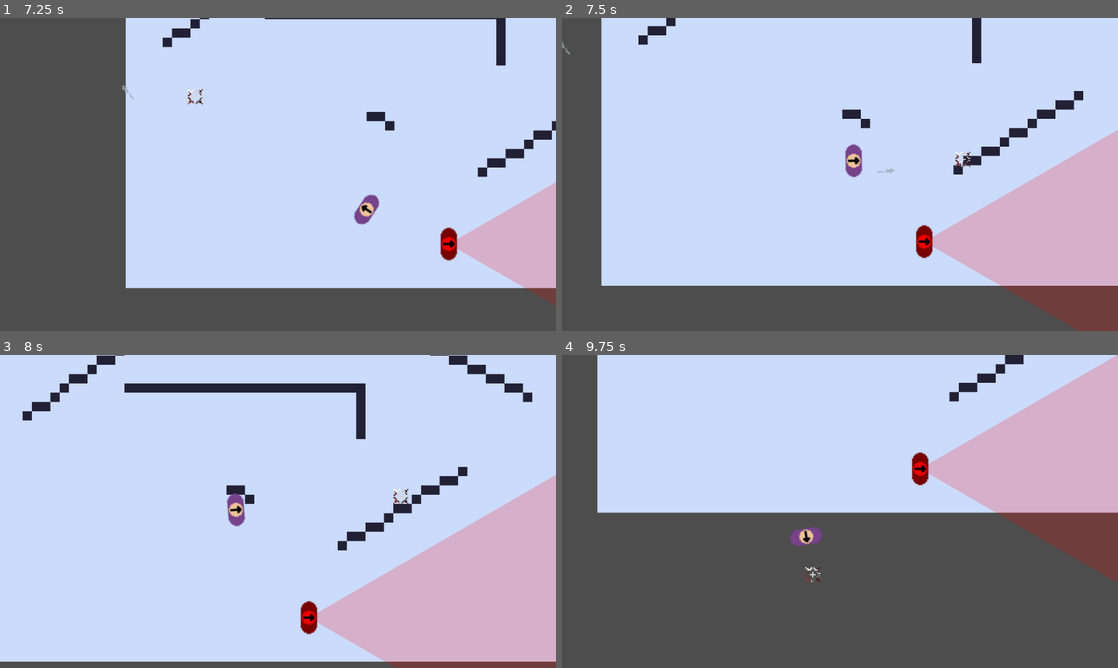
Above: before the commit, frames 1-4 (two rows, left to right).
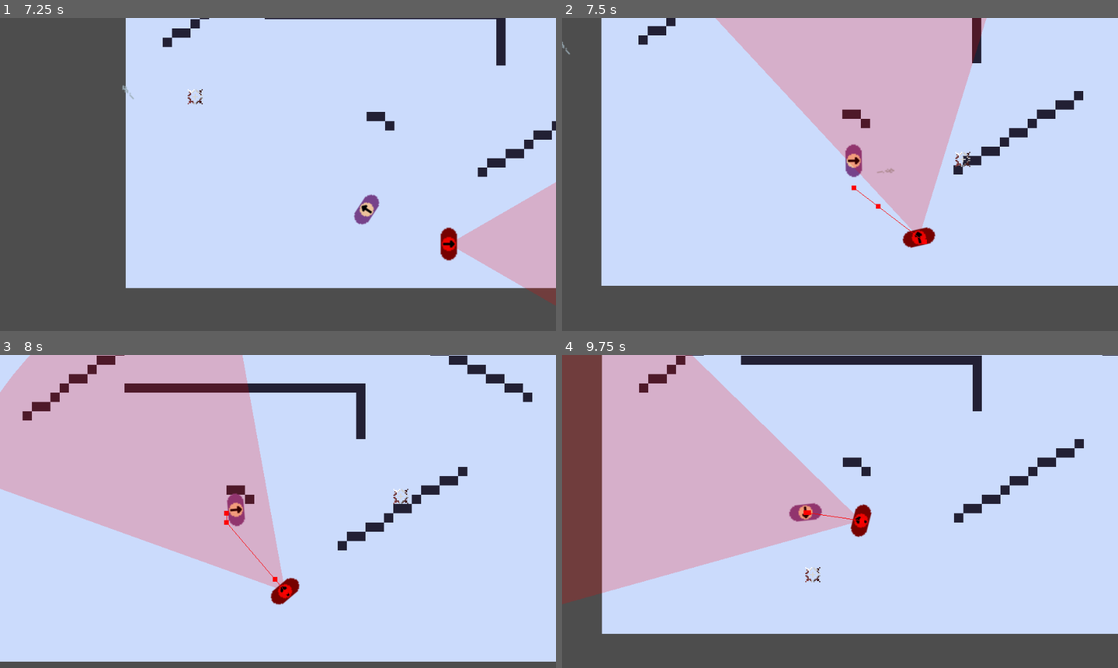
Above: after the commit, the same moments.

Repository: callumrann/gmtk-jam
Game: Godot game, scene res://scenes/main.tscn
Two runs of this game, one before a commit and one after it. Both use one fixed random seed, a clock stepped at 60 frames per second and the inputs below. Sound files missing from this copy of the repository are replaced by a short silence.
Inputs (mouse positions are in pixels of both pictures, inside the frame that each line leads up to):
- Up to frame 1 (7.25 s): click "Continue" at 0.5 s; move the mouse to (400, 158) at 1.27 s; hold D (move_right) 1.28-2.03 s; click (400, 158) at 1.35 s; right-click (400, 158) at 1.55 s; move the mouse to (166, 190) at 2.02 s; hold S (move_down) 2.03-2.78 s; right-click (166, 190) at 2.1 s; click (166, 190) at 2.3 s; move the mouse to (333, 105) at 2.77 s; hold D (move_right) 2.78-3.53 s; click (333, 105) at 2.85 s; right-click (333, 105) at 3.05 s; move the mouse to (250, 237) at 3.52 s; hold W (move_up) 3.53-4.28 s; right-click (250, 237) at 3.6 s; click (250, 237) at 3.8 s; move the mouse to (444, 221) at 4.27 s; hold A (move_left) 4.28-5.78 s; click (444, 221) at 4.35 s; right-click (444, 221) at 4.55 s; move the mouse to (111, 127) at 5.02 s; right-click (111, 127) at 5.1 s; click (111, 127) at 5.3 s; move the mouse to (305, 174) at 5.77 s; hold S (move_down) 5.78-6.53 s; click (305, 174) at 5.85 s; right-click (305, 174) at 6.05 s; move the mouse to (194, 96) at 6.52 s; hold D (move_right) from 6.53 s (still down); right-click (194, 96) at 6.6 s; click (194, 96) at 6.8 s
- Up to frame 2 (7.5 s): move the mouse to (962, 158) at 7.27 s; release D (move_right) at 7.28 s; hold W (move_up) from 7.28 s (still down); click (962, 158) at 7.35 s
- Up to frame 3 (8 s): keep holding W (move_up); right-click (400, 495) at 7.55 s
- Up to frame 4 (9.75 s): move the mouse to (728, 527) at 8.02 s; release W (move_up) at 8.03 s; hold D (move_right) 8.03-8.78 s; right-click (728, 527) at 8.1 s; click (728, 527) at 8.3 s; move the mouse to (895, 442) at 8.77 s; hold S (move_down) 8.78-9.53 s; click (895, 442) at 8.85 s; right-click (895, 442) at 9.05 s; move the mouse to (812, 574) at 9.52 s; hold A (move_left) from 9.53 s (still down); right-click (812, 574) at 9.6 s

Frame 1 is identical in both runs. In frame 2, 30% of the frame differs, in the area x 27-100%, y 0-100%; in frame 3, 44%; in frame 4, 70%, in the area x 0-100%, y 0-90%.

Commit message:
feat: enemy moves to player if bullet shot nearby, or if hit by bullet

Diff:
--- a/project.godot
+++ b/project.godot
@@ -75,6 +75,7 @@
 2d_physics/layer_1="Collisions"
 2d_physics/layer_2="HurtPlayer"
 2d_physics/layer_3="HurtEnemy"
+2d_physics/layer_4="Listen"
 
 [physics]
 
--- a/scenes/things/enemy.tscn
+++ b/scenes/things/enemy.tscn
@@ -23,6 +23,7 @@
 height = 26.0
 
 [node name="Enemy" type="CharacterBody2D" unique_id=251549957]
+collision_layer = 9
 script = ExtResource("1_taauc")
 
 [node name="WallCollider" type="CollisionShape2D" parent="." unique_id=1265118677]
@@ -34,7 +35,7 @@
 sprite_frames = SubResource("SpriteFrames_3hlh7")
 
 [node name="Hurtbox" type="Area2D" parent="." unique_id=706970332]
-collision_layer = 0
+collision_layer = 8
 collision_mask = 4
 
 [node name="CollisionShape2D" type="CollisionShape2D" parent="Hurtbox" unique_id=2098933394]
--- a/scenes/things/player.tscn
+++ b/scenes/things/player.tscn
@@ -22,6 +22,9 @@
 radius = 6.0
 height = 26.0
 
+[sub_resource type="CircleShape2D" id="CircleShape2D_taauc"]
+radius = 75.0
+
 [node name="Player" type="CharacterBody2D" unique_id=251549957]
 script = ExtResource("1_ebmdi")
 
@@ -40,6 +43,14 @@
 shape = SubResource("CapsuleShape2D_ebmdi")
 debug_color = Color(0.2502731, 0.6246552, 0.34603867, 0.41960785)
 
+[node name="GunNoise" type="Area2D" parent="." unique_id=1477291346]
+collision_layer = 0
+collision_mask = 8
+
+[node name="CollisionShape2D" type="CollisionShape2D" parent="GunNoise" unique_id=1463342123]
+shape = SubResource("CircleShape2D_taauc")
+debug_color = Color(0.09276519, 0.54850113, 0.91359544, 0.41960785)
+
 [node name="BulletSpawnerLeft" type="Marker2D" parent="." unique_id=225566511]
 position = Vector2(7, -8)
 
--- a/scripts/things/enemy.gd
+++ b/scripts/things/enemy.gd
@@ -45,10 +45,9 @@
 	if abs(angle_to_player) > k_vision_angle_degrees / 2.0:
 		return false
 
-	var space_state = get_world_2d().direct_space_state
 	var query = PhysicsRayQueryParameters2D.create(global_position, player.global_position)
 	query.collision_mask = 1
-	var result = space_state.intersect_ray(query)
+	var result = get_world_2d().direct_space_state.intersect_ray(query)
 
 	if result and result.collider != player:
 		return false
@@ -61,16 +60,20 @@
 	var points: PackedVector2Array = PackedVector2Array()
 	points.append(Vector2.ZERO)
 
-	var segments = 16
+	var segments: int = 16
 	for i in range(segments + 1):
-		var angle = -half_angle + (half_angle * 2.0 * i / segments)
-		var point = facing_dir.rotated(angle) * k_vision_range
+		var angle: float = -half_angle + (half_angle * 2.0 * i / segments)
+		var point: Vector2 = facing_dir.rotated(angle) * k_vision_range
 		points.append(point)
 
 	var color = Color(1, 0, 0, 0.2)
 	draw_colored_polygon(points, color)
 
+func on_gunshot_heard() -> void:
+	navigation_agent.target_position = player.global_position
+
 func _on_hurtbox_area_entered(area: Area2D) -> void:
 	health -= 1
+	on_gunshot_heard()
 	if health <= 0:
 		queue_free()
--- a/scripts/things/player.gd
+++ b/scripts/things/player.gd
@@ -16,6 +16,9 @@
 const k_bullet_cooldown: float = 0.3
 var bullet_cooldown_remaining: float = 0.0
 
+@onready var gun_noise: Area2D = $"GunNoise"
+
+# Other
 const k_move_speed: float = 200
 
 func _process(delta: float) -> void:
@@ -36,6 +39,8 @@
 
 			left_bullets -= 1
 			bullet_cooldown_remaining = k_bullet_cooldown
+
+			_alert_nearby_enemies(position)
 		else:
 			print("no more left bullets")
 
@@ -48,8 +53,15 @@
 
 			right_bullets -= 1
 			bullet_cooldown_remaining = k_bullet_cooldown
+
+			_alert_nearby_enemies(position)
 		else:
 			print("no more right bullets")
+
+func _alert_nearby_enemies(origin: Vector2) -> void:
+	var overlapping_areas = gun_noise.get_overlapping_areas()
+	for area in overlapping_areas:
+		area.get_parent().on_gunshot_heard()
 
 func _physics_process(delta: float) -> void:
 	var movement_vector: Vector2 = Input.get_vector("move_left", "move_right", "move_up", "move_down")
@@ -58,4 +70,4 @@
 
 # consider bullet inside player
 # enemy vision cone and moving to where last seen
-# enemies move to sound? (gun shots) <- only if in range
+# enemies moving if see dead body or bullet
